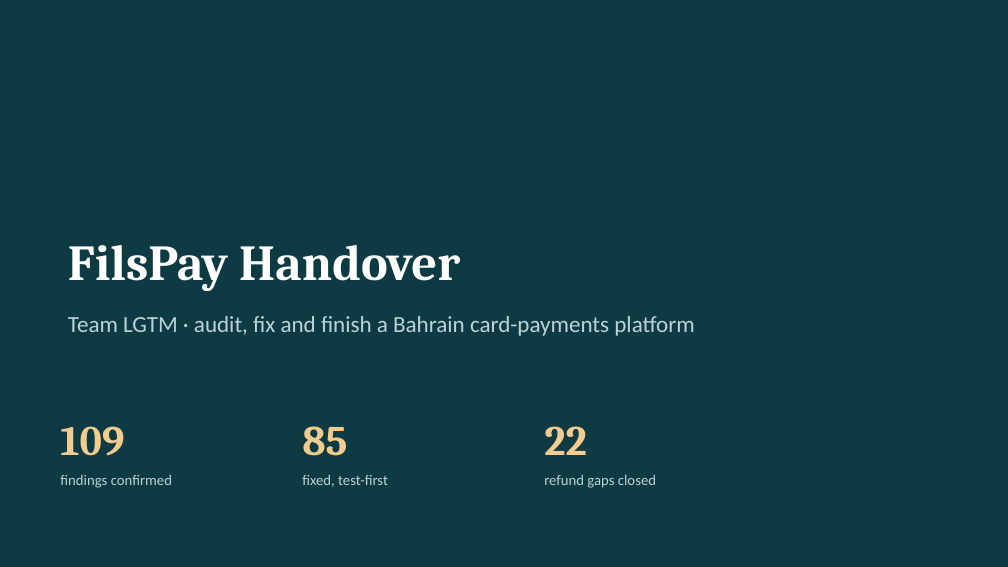
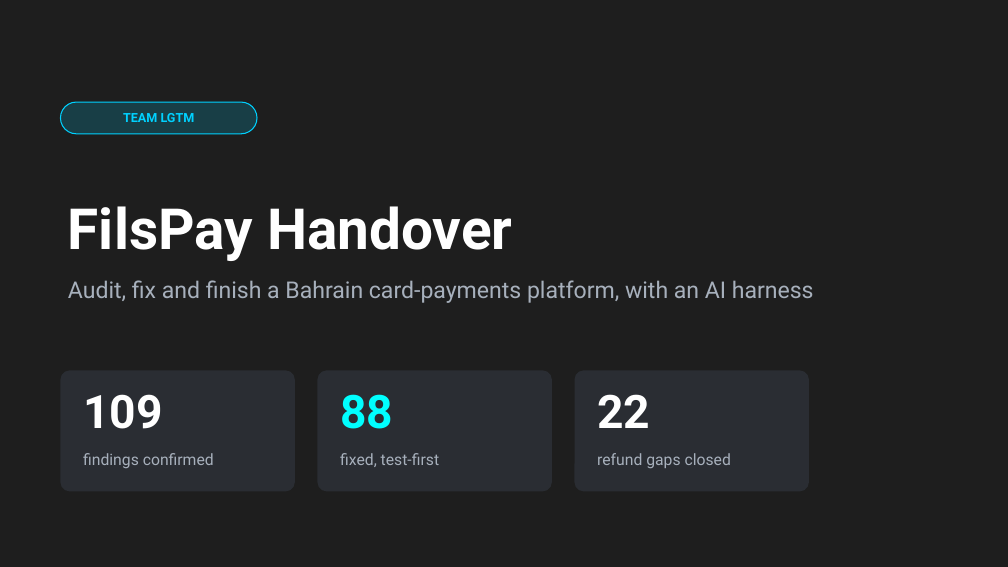
Before and after one commit to akheelnazim/fils-pay, a slide deck: slide 1 of submission/LGTM_FilsPay_Slides.pptx. Drawn at 1008x567 pixels with LibreOffice and Linux fonts; fonts in the diff are those of the drawing. Boxes give left, top, right and bottom in pixels: in the first picture for what was removed or moved away, otherwise in the second. Text is boxed around its words. In the diff, an @@ line names an element or a change of style, - is before the commit and + after.

```diff
--- a/submission/LGTM_FilsPay_Slides.pptx
+++ b/submission/LGTM_FilsPay_Slides.pptx
@@ background #0E3B43 to #1E1E1E @@
@@ rounded rectangle added at (60, 102, 257, 134), fill #00D1FF at 18% opacity, outline #00D1FF 1 pt @@
@@ text added at (123, 113, 195, 122), 12 pt, text #00D1FF, bold @@
+TEAM LGTM
@@ title "FilsPay Handover": place and size @@
-title "FilsPay Handover" at (68, 245, 460, 291)
+title "FilsPay Handover" at (68, 206, 512, 261)
@@ title "FilsPay Handover" at (68, 206, 512, 261): size 48 to 54 pt, font Cambria to Roboto @@
@@ text at (68, 280, 814, 303): text changed; font Calibri to Roboto; text colour #B9D3D6 to #A7B0BC @@
-Team LGTM · audit, fix and finish a Bahrain card-payments platform
+Audit, fix and finish a Bahrain card-payments platform, with an AI harness
@@ rounded rectangle added at (60, 371, 295, 492), fill #2A2D33 @@
@@ text "109": place and size @@
-text "109" at (60, 426, 124, 456)
+text "109" at (83, 394, 162, 429)
@@ text "109" at (83, 394, 162, 429): size 40 to 44 pt, font Cambria to Roboto, text colour #F2CC8F to #FFFFFF @@
@@ rounded rectangle added at (318, 371, 552, 492), fill #2A2D33 @@
@@ rounded rectangle added at (575, 371, 809, 492), fill #2A2D33 @@
@@ text "22" at (597, 394, 650, 428): size 40 to 44 pt, font Cambria to Roboto, text colour #F2CC8F to #FFFFFF @@
@@ text "22": place and size @@
-text "22" at (544, 426, 587, 455)
+text "22" at (597, 394, 650, 428)
@@ text added at (340, 394, 393, 429), 44 pt, text #00FFFF, bold @@
+88
@@ text "findings confirmed": place and size @@
-text "findings confirmed" at (60, 475, 172, 488)
+text "findings confirmed" at (83, 453, 214, 468)
@@ text removed at (302, 426, 347, 456) @@
-85
@@ text "fixed, test-first": place and size @@
-text "fixed, test-first" at (302, 475, 388, 487)
+text "fixed, test-first" at (340, 453, 439, 467)
@@ size 14 to 15 pt, font Calibri to Roboto, text colour #B9D3D6 to #A7B0BC in 3 elements at (83, 453, 214, 468), (340, 453, 439, 467), (597, 453, 731, 468) @@
@@ text "refund gaps closed": place and size @@
-text "refund gaps closed" at (544, 475, 656, 488)
+text "refund gaps closed" at (597, 453, 731, 468)
```
Also in this commit, not shown: 9 other slides changed, 5 slides added, 2 slides removed, 9 other files.
